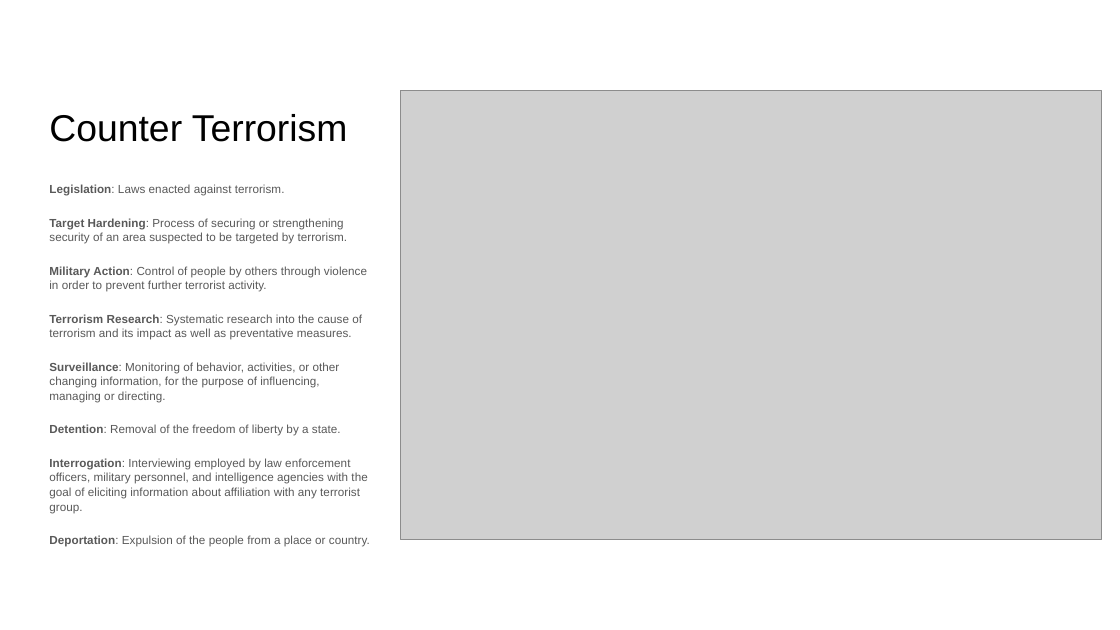
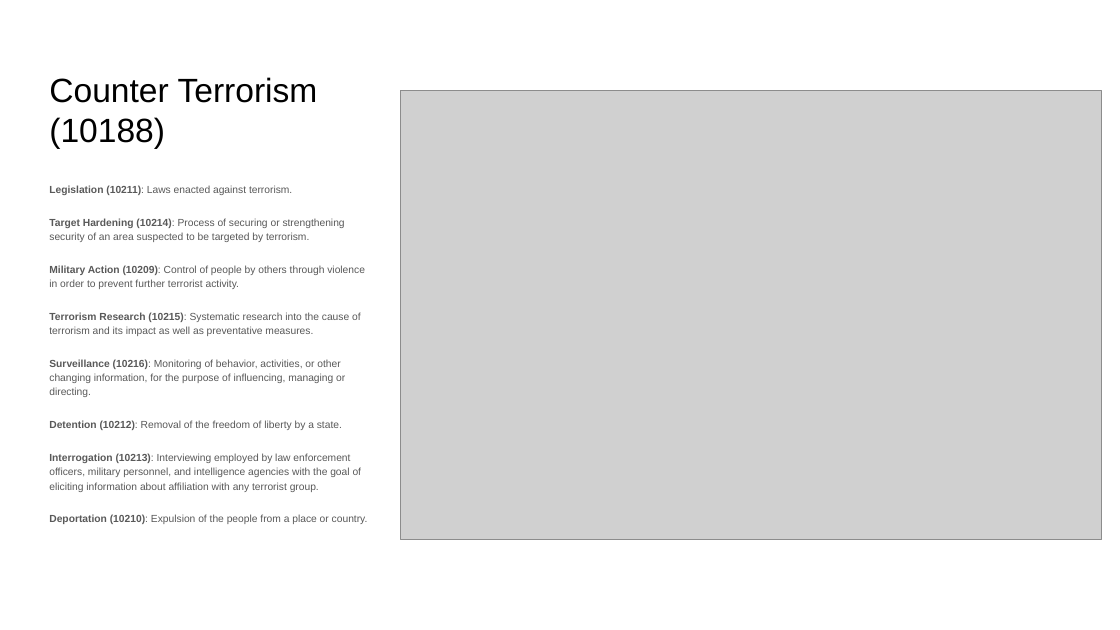
Before and after one commit to RESIN-KAIROS/schemalib, a slide deck: slide 8 of hrf/terrorist_attack.pptx. Drawn at 1120x630 pixels with LibreOffice and Linux fonts; fonts in the diff are those of the drawing; grey boxes stand for pictures. Boxes give left, top, right and bottom in pixels: in the first picture for what was removed or moved away, otherwise in the second. Text is boxed around its words. In the diff, an @@ line names an element or a change of style, - is before the commit and + after.

Commit message:
HRF mass shooting, terrorist attack

```diff
--- a/hrf/terrorist_attack.pptx
+++ b/hrf/terrorist_attack.pptx
@@ title at [49,77,318,148]: text changed; size 24 to 21.6 pt @@
-Counter Terrorism
+Counter Terrorism (10188)
@@ text at [49,185,368,524]: text changed; size 7.5 to 6.6 pt @@
-Legislation: Laws enacted against terrorism.
-Target Hardening: Process of securing or strengthening security of an area suspected to be targeted by terrorism.
-Military Action: Control of people by others through violence in order to prevent further terrorist activity.
-Terrorism Research: Systematic research into the cause of terrorism and its impact as well as preventative measures.
-Surveillance: Monitoring of behavior, activities, or other changing information, for the purpose of influencing, managing or directing.
-Detention: Removal of the freedom of liberty by a state.
-Interrogation: Interviewing employed by law enforcement officers, military personnel, and intelligence agencies with the goal of eliciting information about affiliation with any terrorist group.
-Deportation: Expulsion of the people from a place or country.
+Legislation (10211): Laws enacted against terrorism.
+Target Hardening (10214): Process of securing or strengthening security of an area suspected to be targeted by terrorism.
+Military Action (10209): Control of people by others through violence in order to prevent further terrorist activity.
+Terrorism Research (10215): Systematic research into the cause of terrorism and its impact as well as preventative measures.
+Surveillance (10216): Monitoring of behavior, activities, or other changing information, for the purpose of influencing, managing or directing.
+Detention (10212): Removal of the freedom of liberty by a state.
+Interrogation (10213): Interviewing employed by law enforcement officers, military personnel, and intelligence agencies with the goal of eliciting information about affiliation with any terrorist group.
+Deportation (10210): Expulsion of the people from a place or country.
```
Also in this commit, not shown: 5 other slides changed, 1 other file.
